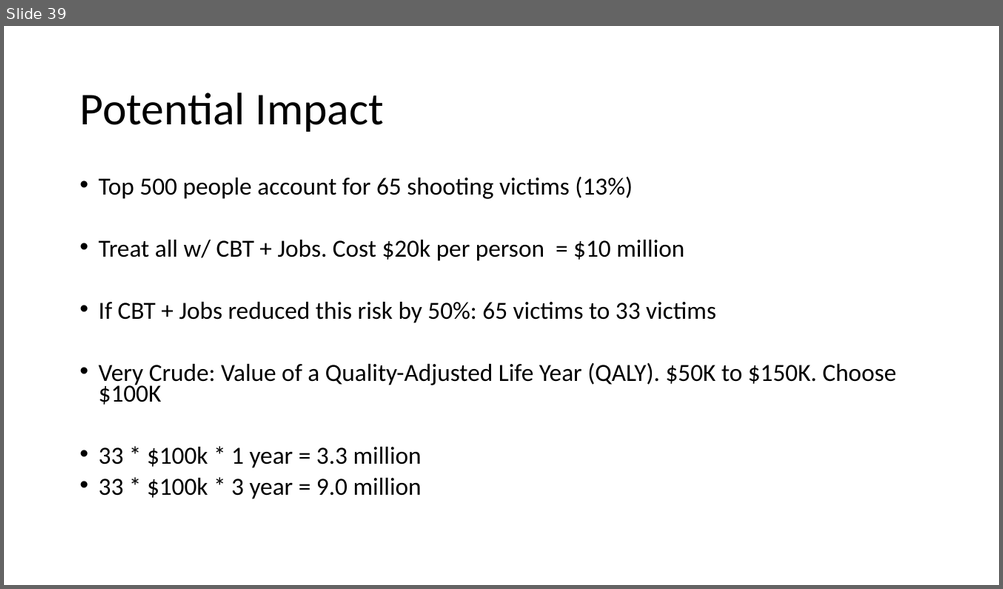
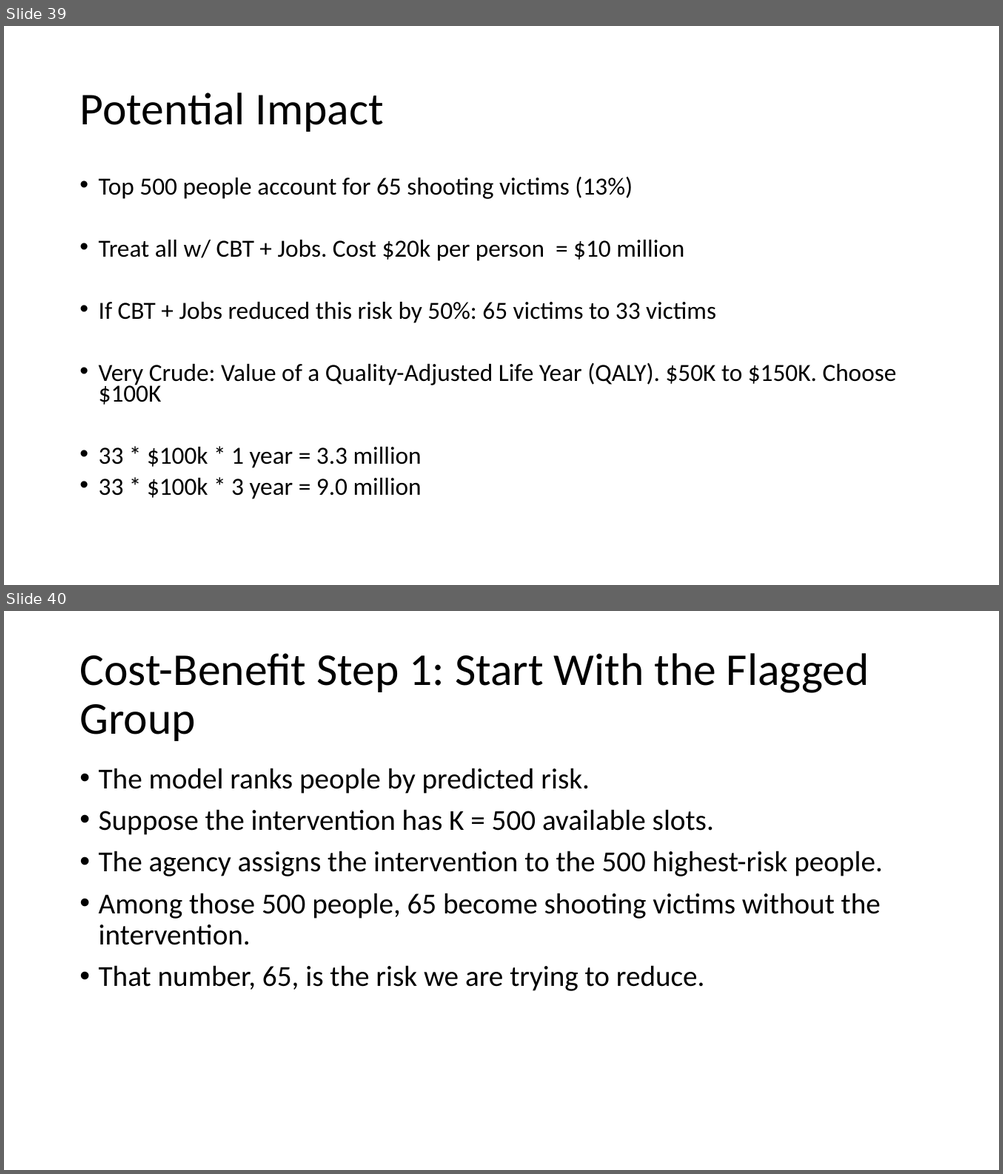
Before and after one commit to zjelveh/zjelveh.github.io, a slide deck: files/inst414_spring2026/lectures/lecture_14.pptx. Shown one above the other, each under a label of ours: slide 39 before the commit, slides 39 and 40 after it. The pictures are 1003x589 and 1003x1174 pixels, drawn with LibreOffice and Linux fonts; fonts in the diff are those of the drawing. Boxes give left, top, right and bottom in pixels: in the first picture for what was removed or moved away, otherwise in the second. Text is boxed around its words. In the diff, an @@ line names an element or a change of style, - is before the commit and + after.

```diff
--- a/files/inst414_spring2026/lectures/lecture_14.pptx
+++ b/files/inst414_spring2026/lectures/lecture_14.pptx
@@ slide 40 added at bbox=[4, 611, 999, 1170], background #FFFFFF @@
@@ title added at bbox=[79, 653, 869, 741], 44 pt, text #000000 @@
+Cost-Benefit Step 1: Start With the Flagged Group
@@ text added at bbox=[99, 768, 882, 991], 28 pt, text #000000 @@
+• The model ranks people by predicted risk.
+• Suppose the intervention has K = 500 available slots.
+• The agency assigns the intervention to the 500 highest-risk people.
+• Among those 500 people, 65 become shooting victims without the intervention.
+• That number, 65, is the risk we are trying to reduce.
```
Also in this commit, not shown: 3 other slides added, 1 other file.
